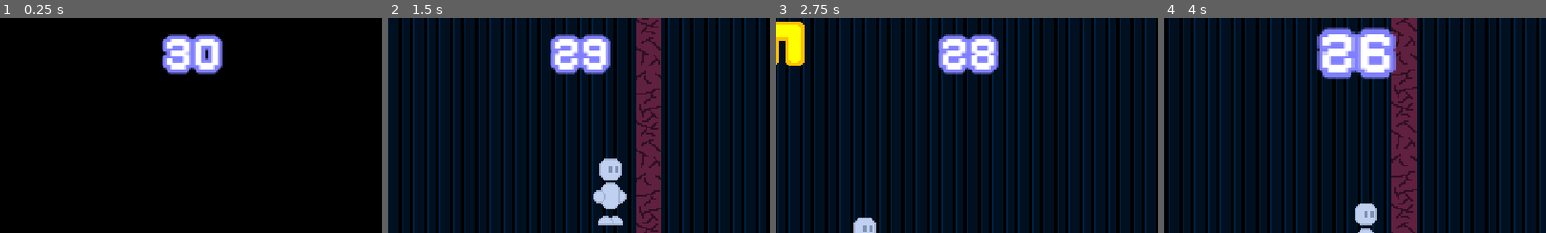
Above: before the commit, frames 1-4 (left to right).
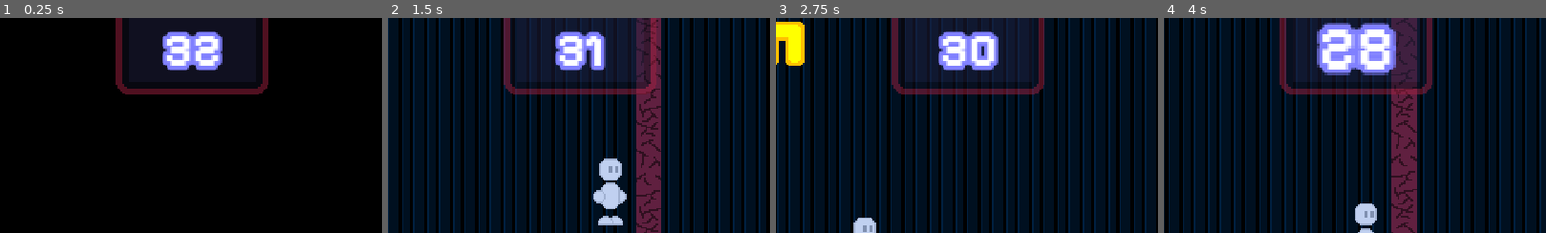
Above: after the commit, the same moments.

Repository: beatrixwashere/fourfold_gmtk2024
Game: Godot game, scene res://scenes/rooms/beginner_0.tscn
Two runs of this game, one before a commit and one after it. Both use one fixed random seed, a clock stepped at 60 frames per second and the inputs below. This scene is started directly instead of the project's main scene.
Inputs:
- Up to frame 1 (0.25 s): no input
- Up to frame 2 (1.5 s): tap Enter at 0.5 s; hold D from 0.53 s (still down); tap Space at 0.6, 0.77, 1.07 s; tap J at 1.35 s
- Up to frame 3 (2.75 s): tap Space at 1.52, 1.55, 1.82, 2.3 s; release D at 2.03 s; hold A from 2.03 s (still down); tap Z at 2.1 s
- Up to frame 4 (4 s): release A at 2.78 s; hold D from 2.78 s (still down); tap K at 2.85 s; tap Space at 3.02, 3.05, 3.32, 3.77, 3.8 s; tap X at 3.6 s
The pictures show only the part of the screen within x 25-75%, y 0-50%; the shares and areas given below are measured in that part.

The runs differ from the first frame. In frame 1, 11% of the frame differs, in the area x 30-71%, y 0-36%; in frame 2, 6.9%; in frame 3, 5.4%; in frame 4, 7.4%.

Commit message:
fix timer bug

Diff:
--- a/scenes/timer.tscn
+++ b/scenes/timer.tscn
@@ -1,10 +1,17 @@
-[gd_scene load_steps=3 format=3 uid="uid://iydqxgw7nbf0"]
+[gd_scene load_steps=4 format=3 uid="uid://iydqxgw7nbf0"]
 
 [ext_resource type="Script" path="res://scripts/game/game_timer.gd" id="1_tcg88"]
 [ext_resource type="FontFile" uid="uid://dvj208w51fakp" path="res://images/fonts/pixelfysans_bold.ttf" id="2_dpryx"]
+[ext_resource type="Texture2D" uid="uid://ctlfgk7e2ifmr" path="res://images/special/timer.png" id="2_kbb0y"]
 
 [node name="timer" type="CanvasLayer"]
 script = ExtResource("1_tcg88")
+
+[node name="sprite" type="Sprite2D" parent="."]
+modulate = Color(1, 1, 1, 0.501961)
+texture_filter = 1
+position = Vector2(240, 24)
+texture = ExtResource("2_kbb0y")
 
 [node name="f" type="Control" parent="."]
 texture_filter = 1
@@ -16,13 +23,16 @@
 offset_bottom = 24.0
 
 [node name="label" type="RichTextLabel" parent="f"]
+layout_mode = 0
 offset_left = -80.0
-offset_top = -20.0
+offset_top = -22.0
 offset_right = 80.0
-offset_bottom = 20.0
+offset_bottom = 18.0
 theme_override_colors/font_outline_color = Color(0.501961, 0.501961, 1, 1)
 theme_override_constants/outline_size = 10
 theme_override_fonts/normal_font = ExtResource("2_dpryx")
 theme_override_font_sizes/normal_font_size = 30
 bbcode_enabled = true
 text = "[center]30[/center]"
+
+[node name="countdown" type="Timer" parent="."]
--- a/scripts/game/game_timer.gd
+++ b/scripts/game/game_timer.gd
@@ -2,11 +2,17 @@
 # handles time limit
 # -------------------
 extends CanvasLayer
-var timeleft: int = 30
+var timeleft: int = 32 - sequence.floornum * 2
 func _ready() -> void:
 	iterate_timer()
+	var labeltext: String = ""
+	if timeleft <= 10:
+		labeltext += "[shake rate=20.0 level=5 connected=1][color=red]"
+	labeltext += "[center]" + str(timeleft)
+	$f/label.text = labeltext
 func iterate_timer() -> void:
-	await get_tree().create_timer(1.0).timeout
+	$countdown.start()
+	await $countdown.timeout
 	timeleft -= 1
 	var labeltext: String = ""
 	if timeleft <= 10:
--- /dev/null
+++ b/scripts/shaders/timer.gdshader
@@ -0,0 +1,8 @@
+shader_type canvas_item;
+uniform float deadzone = 0.6;
+uniform float strength = 1.0;
+void fragment() {
+	if(UV.y > deadzone) {
+		COLOR.a -= (UV.y - deadzone) * strength;
+	}
+}
--- a/scripts/special/special_door.gd
+++ b/scripts/special/special_door.gd
@@ -19,11 +19,21 @@
 		active = false
 		match name:
 			"floor":
+				if get_tree().current_scene.has_node("timer"):
+					get_tree().current_scene.get_node("timer/countdown").stop()
+					get_tree().current_scene.get_node("timer").queue_free()
 				player.can_update = false
 				$sfx.play()
 				await player.get_node("door_enter").fade_out()
+				match get_parent().name:
+					"speedboost": sequence.upgrades[0] += 1
+					"jumpboost": sequence.upgrades[1] += 1
+					"dashboost": sequence.upgrades[2] += 1
 				sequence.new_floor()
 			"next":
+				if get_tree().current_scene.has_node("timer"):
+					get_tree().current_scene.get_node("timer/countdown").stop()
+					get_tree().current_scene.get_node("timer").queue_free()
 				player.can_update = false
 				$sfx.play()
 				await player.get_node("door_enter").fade_out()
@@ -34,7 +44,9 @@
 				await player.get_node("door_enter").fade_out()
 				transitions.start_transition("tutorial")
 				await get_tree().create_timer(2.0).timeout
+				transitions.get_node("loadfix").visible = true
 				get_tree().change_scene_to_file("res://scenes/rooms/tutorial.tscn")
+				transitions.get_node("loadfix").visible = false
 				music.change_smooth(0, 1)
 			"settings":
 				door_helper("settings")
@@ -50,6 +62,7 @@
 				await player.get_node("door_enter").fade_out()
 				get_tree().quit()
 				# if quit doesn't get called for whatever reason
+				await get_tree().create_timer(1.0).timeout
 				player.get_node("door_enter").fade_in()
 				player.can_update = true
 # helper function for going through menu doors
